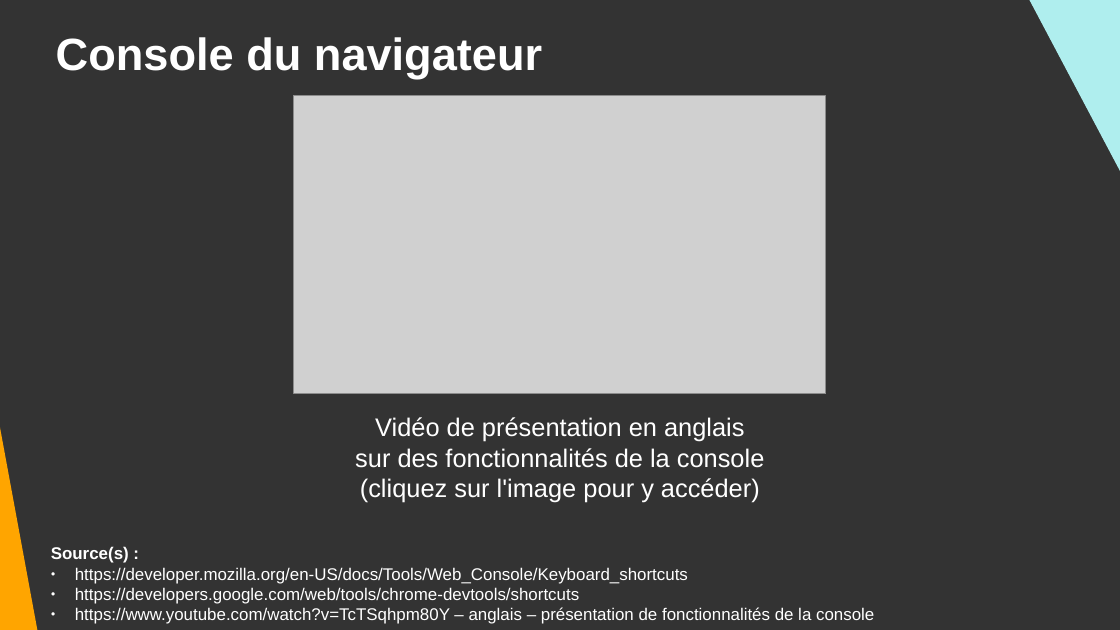
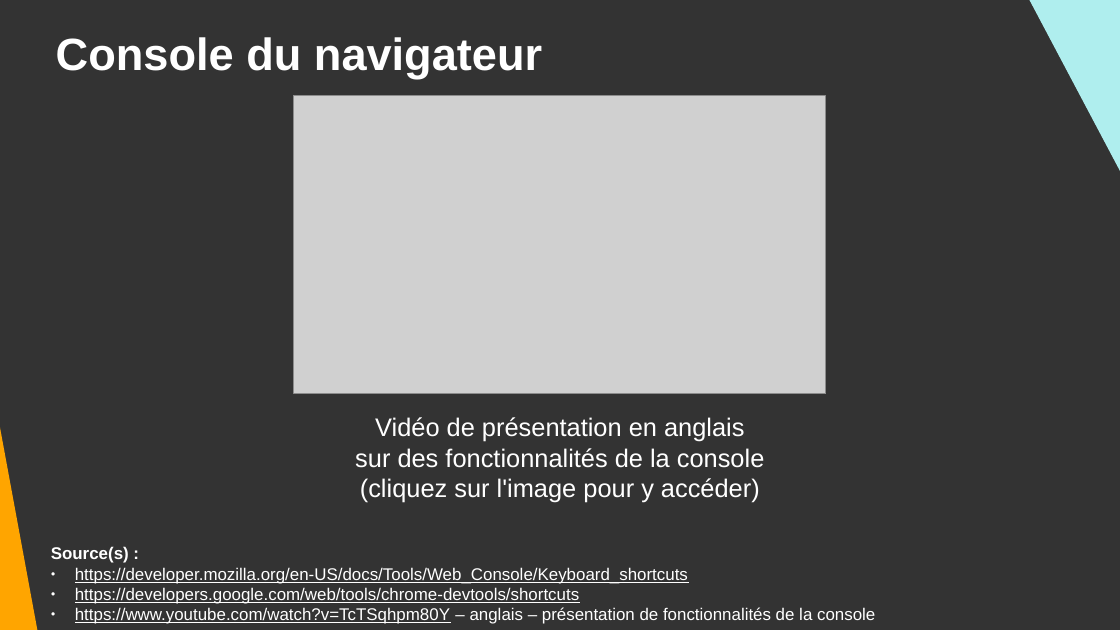
Before and after one commit to DanYellow/cours, a slide deck: slide 81 of integration-web-s1/travaux-pratiques/numero-2/presentation.odp (slide 80 before the commit). Drawn at 1120x630 pixels with LibreOffice and Linux fonts; fonts in the diff are those of the drawing; grey boxes stand for pictures. Boxes give left, top, right and bottom in pixels: in the first picture for what was removed or moved away, otherwise in the second. Text is boxed around its words. In the diff, an @@ line names an element or a change of style, - is before the commit and + after.

```diff
--- a/integration-web-s1/travaux-pratiques/numero-2/presentation.odp
+++ b/integration-web-s1/travaux-pratiques/numero-2/presentation.odp
@@ text at <box>75,567,875,624</box>: underline on in "https://developer.mozilla.org/en-US/docs/Tools/Web_Console/K ...", "https://developers.google.com/web/tools/chrome-devtools/shor ...", "https://www.youtube.com/watch?v=TcTSqhpm80Y" @@
```
Also in this commit, not shown: 2 other slides changed, 1 slide added, 2 other files.
